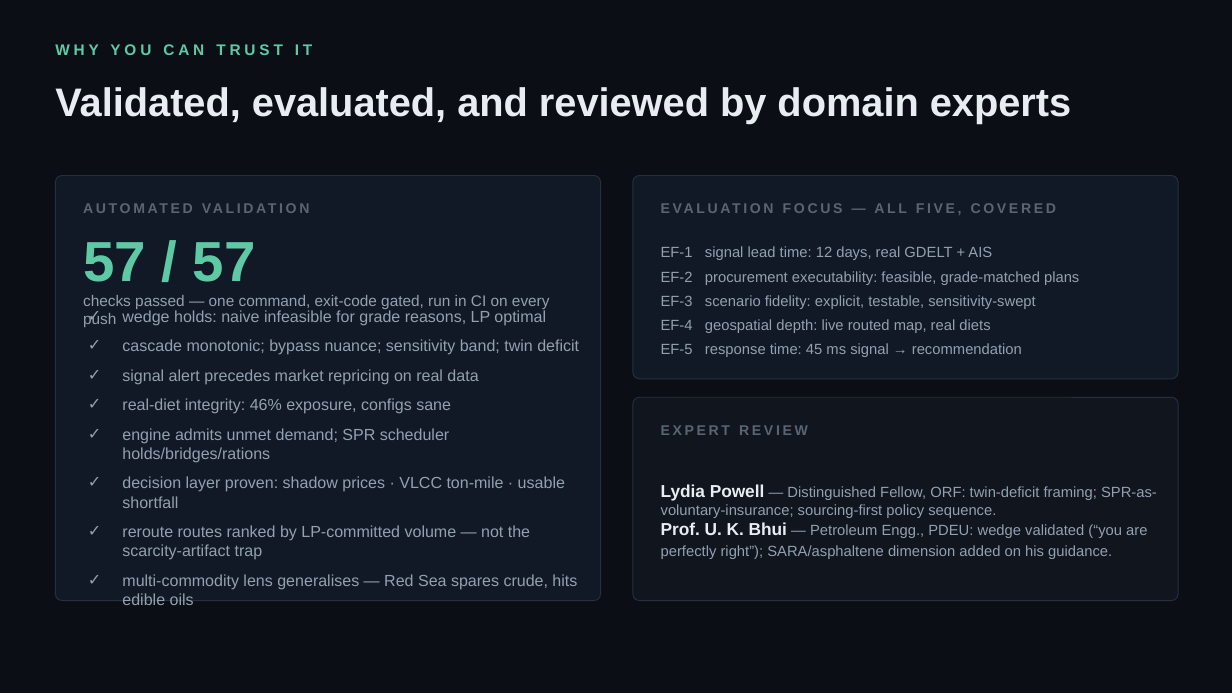
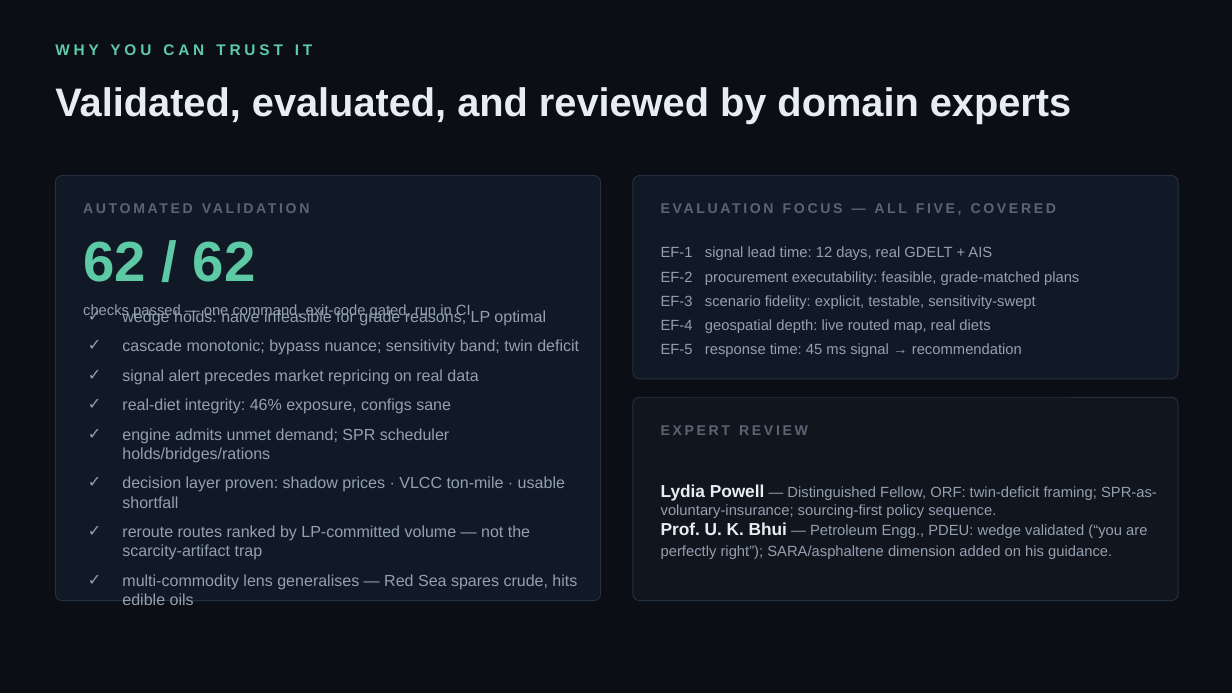
Before and after one commit to PureGenius369/Karnadhar, a slide deck: slide 11 of deliverables/KARNADHAR_Deck.pptx. Drawn at 1232x693 pixels with LibreOffice and Linux fonts; fonts in the diff are those of the drawing. Boxes give left, top, right and bottom in pixels: in the first picture for what was removed or moved away, otherwise in the second. Text is boxed around its words. In the diff, an @@ line names an element or a change of style, - is before the commit and + after.

```diff
--- a/deliverables/KARNADHAR_Deck.pptx
+++ b/deliverables/KARNADHAR_Deck.pptx
@@ text at (83, 241, 256, 282): text changed @@
-57 / 57
+62 / 62
@@ text at (83, 304, 471, 318): text changed; size 12 to 11.5 pt @@
-checks passed — one command, exit-code gated, run in CI on every push
+checks passed — one command, exit-code gated, run in CI
```
Also in this commit, not shown: 2 other slides changed, 17 other files.
